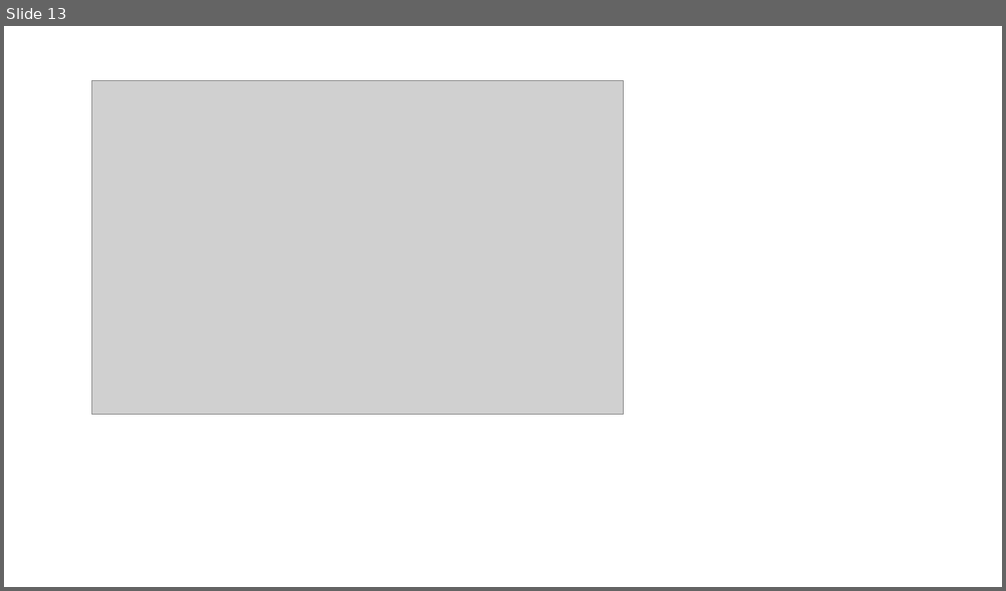
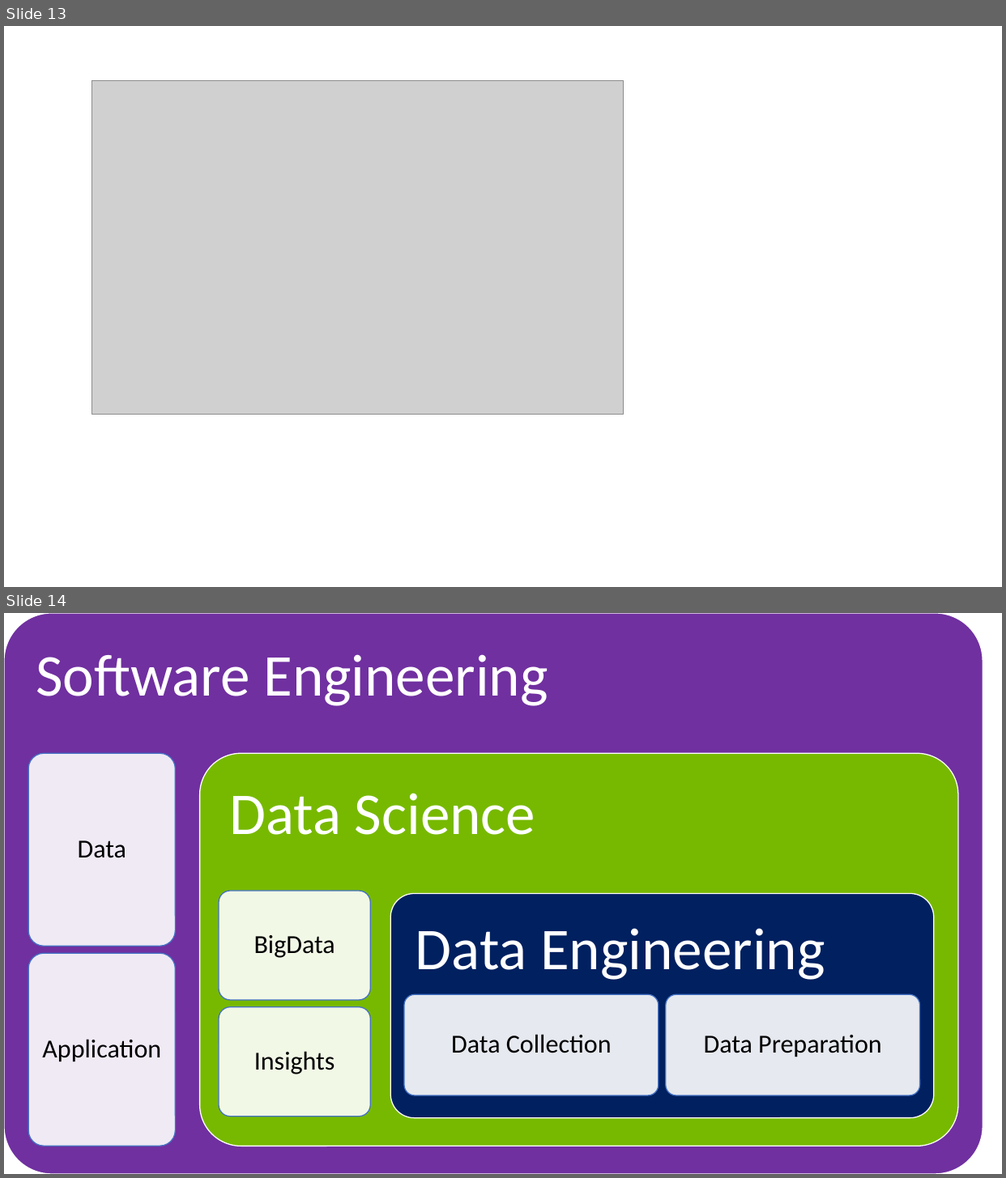
Before and after one commit to DataScience-2021/Analytics-Vidhya, a slide deck: #Data-Engineering/DataEngineering.pptx. Shown one above the other, each under a label of ours: slide 13 before the commit, slides 13 and 14 after it. The pictures are 1006x591 and 1006x1178 pixels, drawn with LibreOffice and Linux fonts; fonts in the diff are those of the drawing; grey boxes stand for pictures. Boxes give left, top, right and bottom in pixels: in the first picture for what was removed or moved away, otherwise in the second. Text is boxed around its words. In the diff, an @@ line names an element or a change of style, - is before the commit and + after.

Commit message:
Update Data-Engineering Blog - 6

```diff
--- a/#Data-Engineering/DataEngineering.pptx
+++ b/#Data-Engineering/DataEngineering.pptx
@@ slide 14 added at (x1=4, y1=613, x2=1002, y2=1174), background #FFFFFF @@
@@ group added at (x1=4, y1=613, x2=983, y2=1174): 9 rounded rectangles, 9 texts @@
+Software Engineering
+Data
+Application
+Data Science
+BigData
+Insights
+Data Engineering
+Data Collection
+Data Preparation
```
Also in this commit, not shown: 1 other file.
